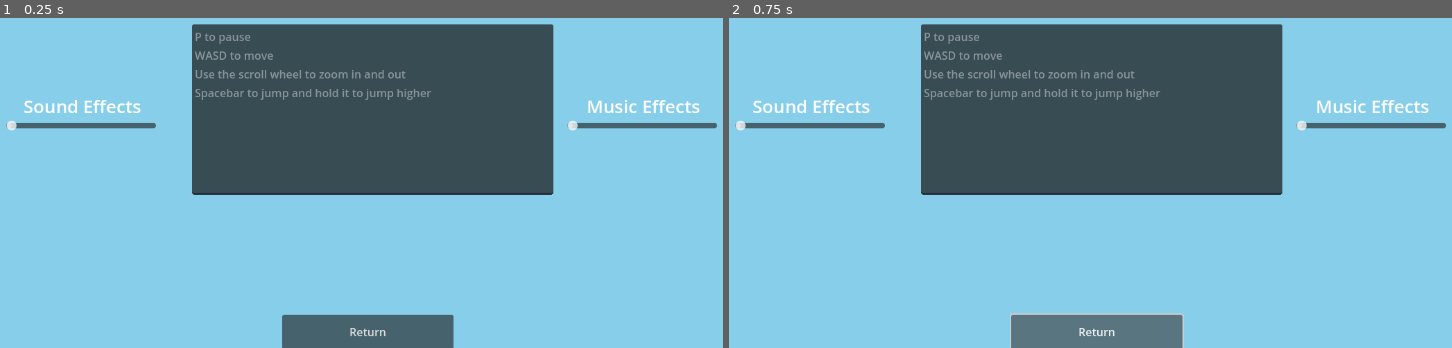
Above: before the commit, frames 1-2 (left to right).
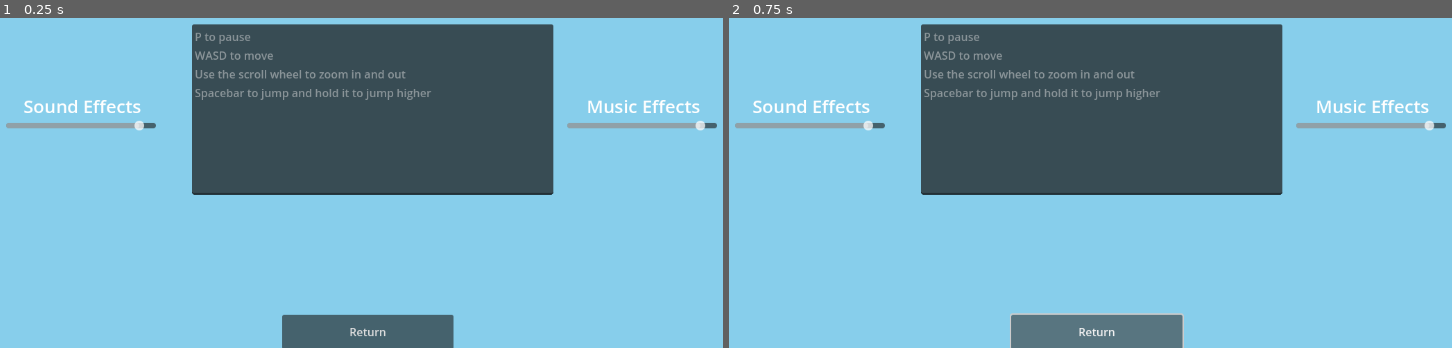
Above: after the commit, the same moments.

Repository: AlexTheAccount/Get-The-Biscuit
Game: Godot game, scene res://Tscn/UI/Settings Menu.tscn
Same seed, same stepped clock (60 frames per second), same inputs: the game is played once before the commit and once after it. This scene is started directly instead of the project's main scene.
Inputs:
- Up to frame 1 (0.25 s): no input
- Up to frame 2 (0.75 s): click "Return" at 0.5 s

The runs differ from the first frame. In frame 1, 0.6% of the frame differs, in the area x 0-98%, y 31-35%; in frame 2, 0.6%.
Error in both runs: Invalid call. Nonexistent function 'ToggleAll' in base 'Window'. (res://GD/UI/SettingsControl.gd:15)

Commit message:
Set up the audio buses

Diff:
--- a/get-the-biscuit/GD/Manager/GameManager.gd
+++ b/get-the-biscuit/GD/Manager/GameManager.gd
@@ -3,8 +3,5 @@
 var isPaused := false
 var stageCounter := 0
 
-var sfxVolume
-var musicVolume
-
 # Audio
 @onready var uiClickPlayer
--- a/get-the-biscuit/GD/UI/PauseControl.gd
+++ b/get-the-biscuit/GD/UI/PauseControl.gd
@@ -43,7 +43,7 @@
 
 
 func _on_quit_button_up() -> void:
-	if quitNode.text == "Your Progress won't be saved" && pauseMenu == false:
+	if quitNode.text == "Your Progress won't be saved" || pauseMenu == false:
 		GameManager.uiClickPlayer.play()
 		await get_tree().create_timer(GameManager.uiClickPlayer.stream.get_length()).timeout
 		GameManager.isPaused = false
@@ -53,5 +53,4 @@
 		quitNode.text = "Your Progress won't be saved"
 		GameManager.uiClickPlayer.play()
 		await get_tree().create_timer(GameManager.uiClickPlayer.stream.get_length()).timeout
-		pauseMenu = false
 	pass # Replace with function body.
--- a/get-the-biscuit/GD/UI/SettingsControl.gd
+++ b/get-the-biscuit/GD/UI/SettingsControl.gd
@@ -20,12 +20,12 @@
 
 
 func _on_sfx_slider_value_changed(value: float) -> void:
-	GameManager.sfxVolume = value
+	AudioServer.set_bus_volume_db(AudioServer.get_bus_index("SFX"), value)
 	GameManager.uiClickPlayer.play()
 	pass # Replace with function body.
 
 
 func _on_music_slider_value_changed(value: float) -> void:
-	GameManager.musicVolume = value
+	AudioServer.set_bus_volume_db(AudioServer.get_bus_index("Music"), value)
 	GameManager.uiClickPlayer.play()
 	pass # Replace with function body.
--- a/get-the-biscuit/Tscn/UI/Main Menu.tscn
+++ b/get-the-biscuit/Tscn/UI/Main Menu.tscn
@@ -65,6 +65,7 @@
 
 [node name="MusicPlayer" type="AudioStreamPlayer" parent="."]
 stream = ExtResource("3_kdnj4")
+volume_db = -10.0
 bus = &"Music"
 
 [connection signal="button_up" from="Play" to="." method="_on_play_button_up"]
--- a/get-the-biscuit/Tscn/UI/Settings Menu.tscn
+++ b/get-the-biscuit/Tscn/UI/Settings Menu.tscn
@@ -33,6 +33,8 @@
 offset_top = 319.0
 offset_right = 271.0
 offset_bottom = 335.0
+min_value = -72.0
+max_value = 6.0
 
 [node name="SFXLabel" type="Label" parent="."]
 layout_mode = 0
@@ -51,6 +53,8 @@
 offset_top = 319.0
 offset_right = 1080.0
 offset_bottom = 335.0
+min_value = -72.0
+max_value = 6.0
 
 [node name="MusicLabel" type="Label" parent="."]
 layout_mode = 0
--- a/get-the-biscuit/default_bus_layout.tres
+++ b/get-the-biscuit/default_bus_layout.tres
@@ -1,15 +1,16 @@
 [gd_resource type="AudioBusLayout" format=3 uid="uid://cy5280hkmh21a"]
 
 [resource]
+bus/0/volume_db = 0.0672607
 bus/1/name = &"Music"
 bus/1/solo = false
 bus/1/mute = false
 bus/1/bypass_fx = false
-bus/1/volume_db = 0.0
+bus/1/volume_db = -0.923751
 bus/1/send = &"Master"
 bus/2/name = &"SFX"
 bus/2/solo = false
 bus/2/mute = false
 bus/2/bypass_fx = false
-bus/2/volume_db = 0.0
+bus/2/volume_db = 0.464998
 bus/2/send = &"Master"
